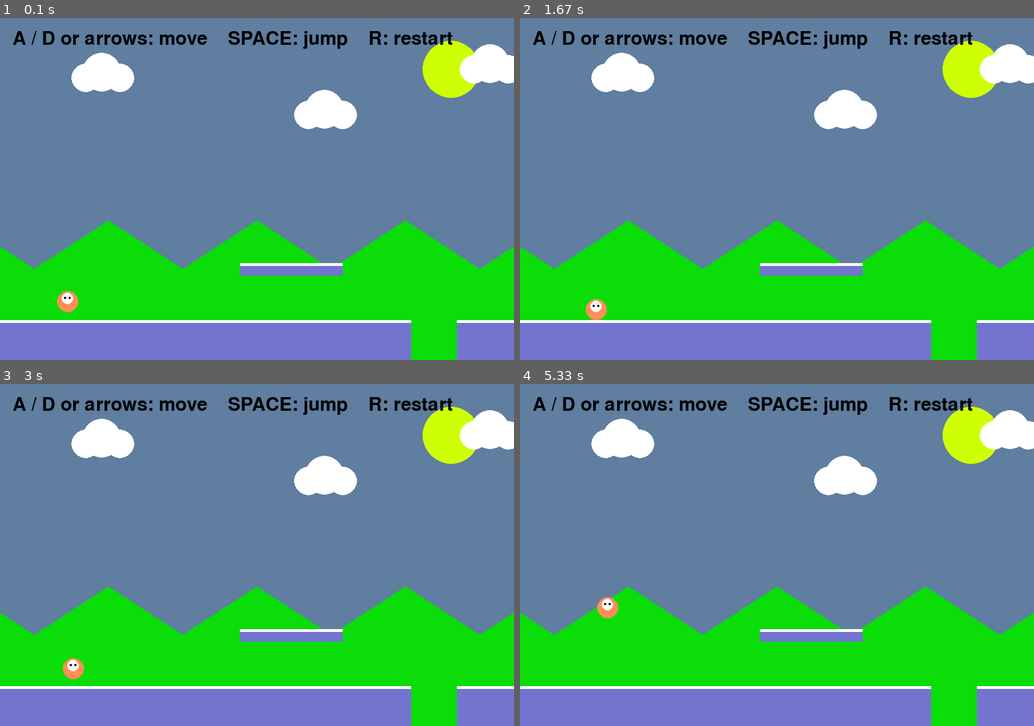
Above: before the commit, frames 1-4 (two rows, left to right).
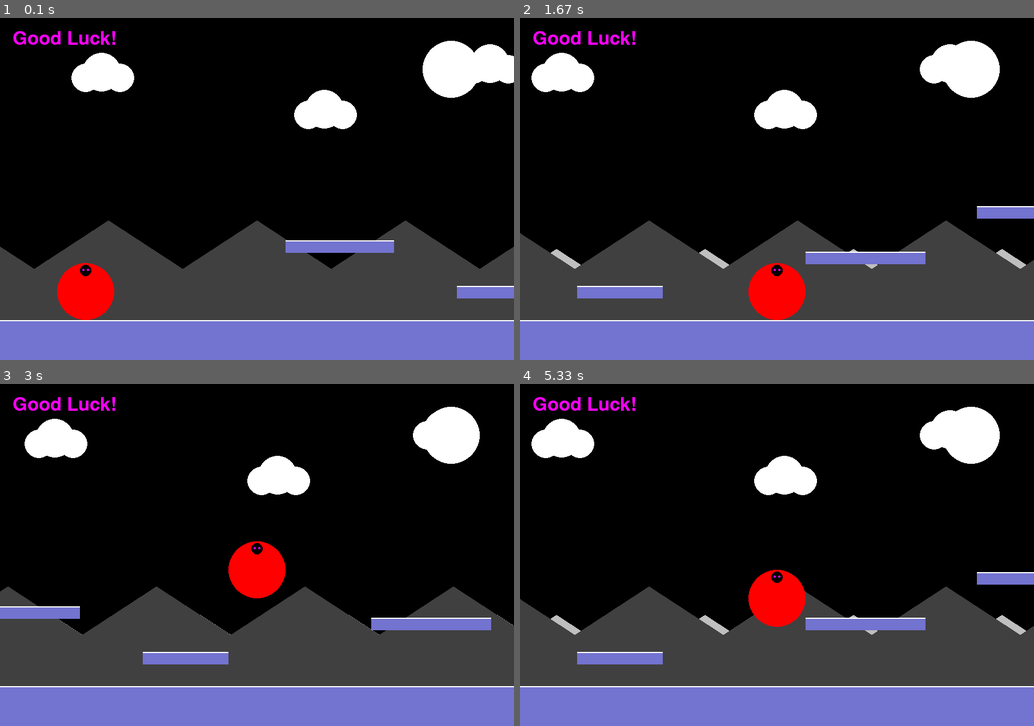
Above: after the commit, the same moments.

Repository: Innovators-for-Purpose/iFp-CS-Summer-Learning
Game: pygame game, started from MESD_Platformer/MyPlatformer.py
The game is run twice, just before and just after one commit, with the same random seed, the same clock (stepped at 60 frames per second) and the same inputs.
Inputs:
- Up to frame 1 (0.1 s): no input
- Up to frame 2 (1.67 s): hold Right 0.33-0.8 s; hold Up 0.83-1.13 s; hold D 1.17-1.63 s
- Up to frame 3 (3 s): hold Left 1.67-2.2 s; hold Up from 2.67 s (still down)
- Up to frame 4 (5.33 s): release Up at 3.03 s; hold D 3.07-3.7 s; hold Left 3.73-4.2 s; hold D 4.23-4.7 s; hold Up 4.73-5.03 s; hold D from 5.07 s (still down)

The runs differ from the first frame. In frame 1, 86% of the frame differs, in the area x 0-100%, y 0-100%; in frame 2, 89%; in frame 3, 88%; in frame 4, 89%.

Commit message:
Added more platforms and toggled the player speed and jump height to make the gameplay more dynamic. Adjusted the collision detection to ensure smoother interactions with the new platforms.

Diff:
--- a/MESD_Platformer/MyPlatformer.py
+++ b/MESD_Platformer/MyPlatformer.py
@@ -6,24 +6,24 @@
 
 Width, Height = 900, 600
 FPS = 60
-World_Width = 3600
-Player_Size = 37
-Move_Speed = 5
-Jump_Speed = -13
+World_Width = 10000
+Player_Size = 100
+Move_Speed = 25
+Jump_Speed = -14
 Gravity = 0.6
 
 
-Sky = (95, 126, 160)
+Sky = (0, 0, 0)
 Cloud = (255, 255, 255)
-Sun = (207, 255, 4)
-Hill_Far = (144, 238, 144)
-Hill_Near = (10, 221, 8)
+Moon = (255, 255, 255)
+Hill_Far = (191, 191, 191)
+Hill_Near = (64, 64, 64)
 Ground = (115, 115, 208)
 Platform_Top = (255, 255, 255)
 Platform_Side = (115, 115, 208)
-Player_Color = (255, 142, 87)
-Player_Face = (255, 255, 255)
-Ink = (0, 0, 0)
+Player_Color = (255, 0, 0)
+Player_Face = (0, 0, 0)
+Ink = (255, 0, 255)
 
 
 
@@ -34,18 +34,23 @@
 
 def make_platforms():
     return [
-        pygame.Rect(0, 530, 720, 70),
-        pygame.Rect(800, 530, 620, 70),
-        pygame.Rect(1510, 530, 720, 70),
-        pygame.Rect(2320, 530, 1280, 70),
-        pygame.Rect(420, 430, 180, 22),
-        pygame.Rect(960, 390, 190, 22),
-        pygame.Rect(1240, 470, 150, 22),
-        pygame.Rect(1660, 410, 210, 22),
-        pygame.Rect(1980, 330, 180, 22),
-        pygame.Rect(2470, 420, 210, 22),
-        pygame.Rect(2860, 350, 180, 22),
-        pygame.Rect(3200, 455, 190, 22),
+        #ground 1
+        pygame.Rect(0, 530, 10000, 70),
+        # ground 2
+        pygame.Rect(2100, 530, 6000, 70),
+        pygame.Rect(500, 390, 190, 22),
+        pygame.Rect(800, 470, 150, 22),
+        pygame.Rect(1200, 410, 210, 22),
+        pygame.Rect(1500, 330, 180, 22),
+        pygame.Rect(1800, 420, 210, 22),
+        pygame.Rect(2100, 350, 180, 22),
+        pygame.Rect(2400, 455, 190, 22),
+        pygame.Rect(2750, 342, 244, 22),
+        pygame.Rect(3000, 400, 250, 22),
+        pygame.Rect(3600, 279, 192, 22),
+        pygame.Rect(4200, 375, 391, 252),
+
+
 
     ]
 
@@ -59,7 +64,7 @@
 
 def draw_background(Surface, Camera_X):
     Surface.fill(Sky)
-    pygame.draw.circle(Surface, Sun, (Width - 110, 90), 50)
+    pygame.draw.circle(Surface, Moon, (Width - 110, 90), 50)
 
 
     for Cloud_X, Cloud_Y in ((150, 105), (540, 170), (830, 90)):
@@ -126,10 +131,10 @@
                 Velocity.update(0, 0)
                 won = False
 
-            keys = pygame.key.get_pressed()
-            Velocity.x = (keys[pygame.K_d] or keys[pygame.K_RIGHT]) * Move_Speed - (keys[pygame.K_a] or keys[pygame.K_LEFT]) * Move_Speed
-            if not won:
-                On_Ground = Move_Player(Player, Velocity, Platforms)
+        keys = pygame.key.get_pressed()
+        Velocity.x = (keys[pygame.K_d] or keys[pygame.K_RIGHT]) * Move_Speed - (keys[pygame.K_a] or keys[pygame.K_LEFT]) * Move_Speed
+        if not won:
+            On_Ground = Move_Player(Player, Velocity, Platforms)
             if Player.top > Height:
                 Player.topleft = (100, 470)
                 Velocity.update(0, 0)
@@ -138,23 +143,22 @@
 
 
 
-            Camera_X = max(0, min(Player.centerx - Width // 2, World_Width - Width))
-            draw_background(window, Camera_X)
-            for platform in Platforms:
-                visible = platform.move(-Camera_X, 0)
-                pygame.draw.rect(window, Platform_Side, visible)
-                pygame.draw.rect(window, Platform_Top, (visible.x, visible.y, visible.width, 5))
-                draw_player(window, Player, Camera_X)
+        Camera_X = max(0, min(Player.centerx - Width // 2, World_Width - Width))
+        draw_background(window, Camera_X)
+        for platform in Platforms:
+            visible = platform.move(-Camera_X, 0)
+            pygame.draw.rect(window, Platform_Side, visible)
+            pygame.draw.rect(window, Platform_Top, (visible.x, visible.y, visible.width, 2))
+        draw_player(window, Player, Camera_X)
 
 
-            hint = font.render("A / D or arrows: move    SPACE: jump    R: restart", True, Ink)
-            window.blit(hint, (22, 20))
-
-            if won:
-                message = Big_Font.render("You Win!", True, Ink)
-                window.blit(message, (Width // 2 - message.get_width() // 2, 76))
-            pygame.display.flip()
-            clock.tick(FPS)
+        hint = font.render("Good Luck!", True, Ink)
+        window.blit(hint, (22, 20))
+        if won:
+            message = Big_Font.render("You Win!", True, Ink)
+            window.blit(message, (Width // 2 - message.get_width() // 2, 76))
+        pygame.display.flip()
+        clock.tick(FPS)
 
 
 
